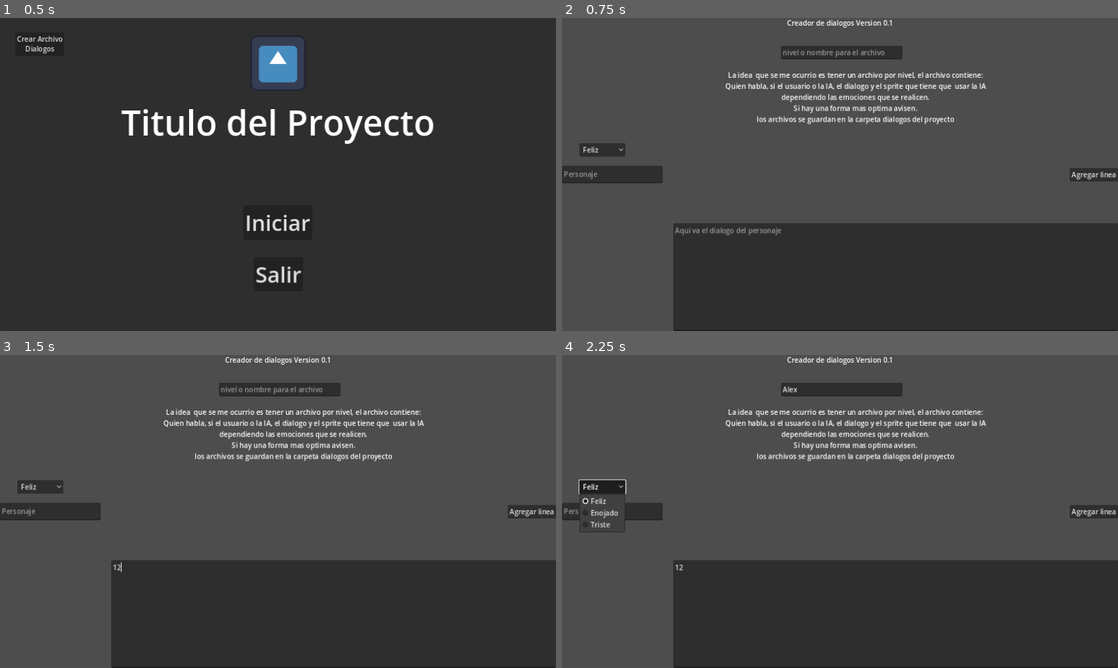
Above: before the commit, frames 1-4 (two rows, left to right).
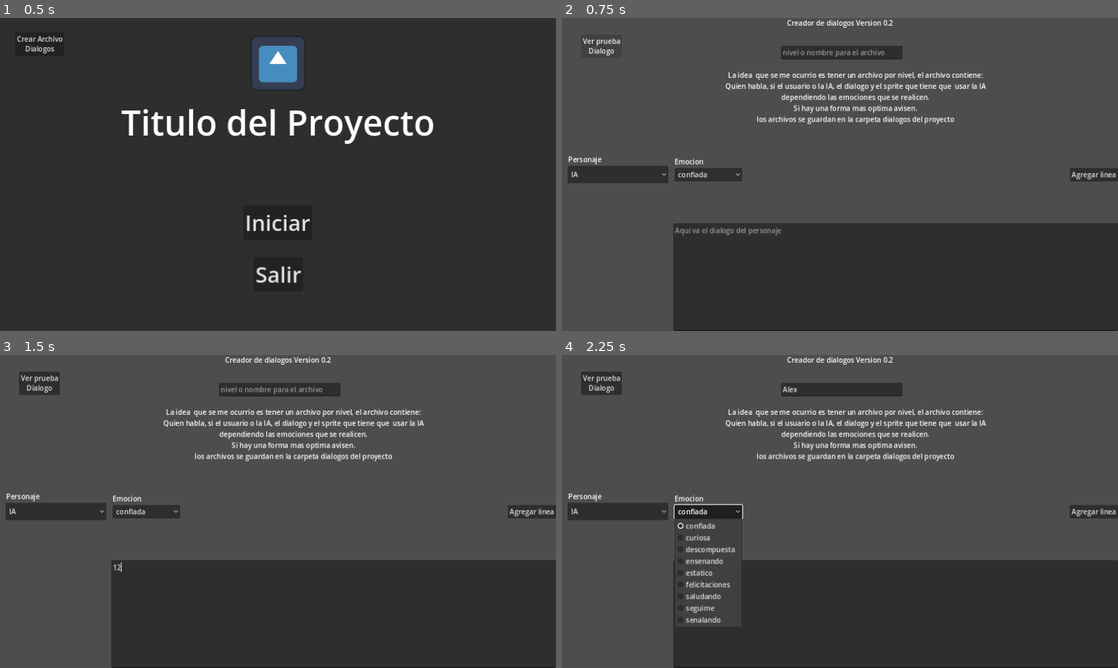
Above: after the commit, the same moments.

Repository: Piterpiojo/CVarPrototipo
Game: Godot game, scene res://Escenas/pantalla_inicio.tscn
The game is run twice, just before and just after one commit, with the same random seed, the same clock (stepped at 60 frames per second) and the same inputs. The engine's default icon, where the game draws it, is replaced by a stand-in: a white triangle on a blue panel in a dark square.
Inputs (mouse positions are in pixels of both pictures, inside the frame that each line leads up to):
- Up to frame 1 (0.5 s): no input
- Up to frame 2 (0.75 s): click "Crear Archivo Dialogos" at 0.5 s
- Up to frame 3 (1.5 s): click (333, 614) at 1.27 s; type "12" at 1.35 s
- Up to frame 4 (2.25 s): click (840, 389) at 1.5 s; type "Alex" at 1.58 s; click "Feliz" (after the commit: "confiada") at 2 s

Frame 1 is identical in both runs. In frame 2, 1.2% of the frame differs, in the area x 0-60%, y 0-53%; in frame 3, 1.6%; in frame 4, 2.8%, in the area x 0-60%, y 0-88%.

Commit message:
cambios estructura datos y cargo sprites

Diff:
--- a/Escenas/cuadro_dialogo.tscn
+++ b/Escenas/cuadro_dialogo.tscn
@@ -1,7 +1,90 @@
-[gd_scene load_steps=3 format=3 uid="uid://b7jonfd41k68h"]
+[gd_scene load_steps=12 format=3 uid="uid://b7jonfd41k68h"]
 
 [ext_resource type="Script" path="res://scripts/Dialogo.gd" id="1_pygju"]
-[ext_resource type="Texture2D" uid="uid://5ak8f6m0tsgf" path="res://icon.svg" id="2_x8gtp"]
+[ext_resource type="Texture2D" uid="uid://dikdnsjqa1c2m" path="res://Sprites/confiada.png" id="2_onbdu"]
+[ext_resource type="Texture2D" uid="uid://dh7bpq0vdww8l" path="res://Sprites/curiosa.png" id="3_vb4f6"]
+[ext_resource type="Texture2D" uid="uid://cs4en00t60iv0" path="res://Sprites/descompuesta.png" id="4_4fa0e"]
+[ext_resource type="Texture2D" uid="uid://bssnsaxko8pgn" path="res://Sprites/ensenando.png" id="5_y8t5c"]
+[ext_resource type="Texture2D" uid="uid://c4t3ymhtjv7hc" path="res://Sprites/estatico.png" id="6_kgbrl"]
+[ext_resource type="Texture2D" uid="uid://c3kqts130606p" path="res://Sprites/felicitaciones.png" id="7_qvh23"]
+[ext_resource type="Texture2D" uid="uid://bnvthotqk0857" path="res://Sprites/saludando.png" id="8_xmnx2"]
+[ext_resource type="Texture2D" uid="uid://wwrb7tqrfqj4" path="res://Sprites/seguime.png" id="9_v750b"]
+[ext_resource type="Texture2D" uid="uid://um6rccuorrvd" path="res://Sprites/senalando.png" id="10_eii8k"]
+
+[sub_resource type="SpriteFrames" id="SpriteFrames_u8deg"]
+animations = [{
+"frames": [{
+"duration": 1.0,
+"texture": ExtResource("2_onbdu")
+}],
+"loop": true,
+"name": &"confiada",
+"speed": 5.0
+}, {
+"frames": [{
+"duration": 1.0,
+"texture": ExtResource("3_vb4f6")
+}],
+"loop": true,
+"name": &"curiosa",
+"speed": 5.0
+}, {
+"frames": [{
+"duration": 1.0,
+"texture": ExtResource("4_4fa0e")
+}],
+"loop": true,
+"name": &"descompuesta",
+"speed": 5.0
+}, {
+"frames": [{
+"duration": 1.0,
+"texture": ExtResource("5_y8t5c")
+}],
+"loop": true,
+"name": &"ensenando",
+"speed": 5.0
+}, {
+"frames": [{
+"duration": 1.0,
+"texture": ExtResource("6_kgbrl")
+}],
+"loop": true,
+"name": &"estatico",
+"speed": 5.0
+}, {
+"frames": [{
+"duration": 1.0,
+"texture": ExtResource("7_qvh23")
+}],
+"loop": true,
+"name": &"felicitaciones",
+"speed": 5.0
+}, {
+"frames": [{
+"duration": 1.0,
+"texture": ExtResource("8_xmnx2")
+}],
+"loop": true,
+"name": &"saludando",
+"speed": 5.0
+}, {
+"frames": [{
+"duration": 1.0,
+"texture": ExtResource("9_v750b")
+}],
+"loop": true,
+"name": &"seguime",
+"speed": 5.0
+}, {
+"frames": [{
+"duration": 1.0,
+"texture": ExtResource("10_eii8k")
+}],
+"loop": true,
+"name": &"senalando",
+"speed": 5.0
+}]
 
 [node name="CuadroDialogo" type="ColorRect"]
 anchors_preset = 7
@@ -53,7 +136,8 @@
 offset_bottom = 20.0
 grow_vertical = 2
 
-[node name="Sprite2D" type="Sprite2D" parent="Container"]
-position = Vector2(119, -106)
-scale = Vector2(1.77344, 1.64063)
-texture = ExtResource("2_x8gtp")
+[node name="Sprite2D" type="AnimatedSprite2D" parent="Container"]
+position = Vector2(125, -88)
+scale = Vector2(0.5, 0.5)
+sprite_frames = SubResource("SpriteFrames_u8deg")
+animation = &"senalando"
--- a/dialogos/fsaf.json
+++ /dev/null
@@ -1,6 +0,0 @@
-{
-	"asdas": [
-		"dasd",
-		"Feliz"
-	]
-}
--- a/scripts/CargarDialogos/carga_archivos.gd
+++ b/scripts/CargarDialogos/carga_archivos.gd
@@ -1,10 +1,10 @@
 extends Node
 const path = "res://dialogos/"
-var data = {}
+var data = []
 
 func cargar(nombre):
-	if(FileAccess.file_exists(path+ nombre + ".json")):
-		var archivo = FileAccess.open(path,FileAccess.READ);
+	if(FileAccess.file_exists(path + nombre + ".json")):
+		var archivo = FileAccess.open(path + nombre + ".json",FileAccess.READ);
 		var text = archivo.get_as_text()
 		data = JSON.parse_string(text)
 		print("cargado con exito")
--- a/scripts/CargarDialogos/cargarDialogos.tscn
+++ b/scripts/CargarDialogos/cargarDialogos.tscn
@@ -1,6 +1,7 @@
-[gd_scene load_steps=2 format=3 uid="uid://18ibinpmvwir"]
+[gd_scene load_steps=3 format=3 uid="uid://18ibinpmvwir"]
 
 [ext_resource type="Script" path="res://scripts/CargarDialogos/crearDialogos.gd" id="1_ywm8g"]
+[ext_resource type="PackedScene" uid="uid://b7jonfd41k68h" path="res://Escenas/cuadro_dialogo.tscn" id="2_y28ju"]
 
 [node name="Control" type="Control"]
 layout_mode = 3
@@ -24,35 +25,66 @@
 grow_vertical = 0
 placeholder_text = "Aqui va el dialogo del personaje"
 
-[node name="personaje" type="LineEdit" parent="."]
+[node name="personaje" type="OptionButton" parent="."]
 layout_mode = 1
 anchors_preset = 4
 anchor_top = 0.5
 anchor_bottom = 0.5
+offset_left = 13.0
 offset_top = -20.0
-offset_right = 232.0
+offset_right = 245.0
 offset_bottom = 20.0
 grow_vertical = 2
-placeholder_text = "Personaje"
+item_count = 2
+selected = 1
+popup/item_0/text = "Usuario"
+popup/item_0/id = 0
+popup/item_1/text = "IA"
+popup/item_1/id = 1
+
+[node name="Label" type="Label" parent="personaje"]
+layout_mode = 0
+offset_left = 1.0
+offset_top = -26.0
+offset_right = 78.0
+text = "Personaje"
 
 [node name="emocion" type="OptionButton" parent="."]
 layout_mode = 1
 anchors_preset = 4
 anchor_top = 0.5
 anchor_bottom = 0.5
-offset_left = 40.0
-offset_top = -72.0
-offset_right = 146.0
-offset_bottom = -41.0
+offset_left = 259.0
+offset_top = -15.0
+offset_right = 415.0
+offset_bottom = 16.0
 grow_vertical = 2
-item_count = 3
+item_count = 9
 selected = 0
-popup/item_0/text = "Feliz"
+popup/item_0/text = "confiada"
 popup/item_0/id = 0
-popup/item_1/text = "Enojado"
+popup/item_1/text = "curiosa"
 popup/item_1/id = 1
-popup/item_2/text = "Triste"
+popup/item_2/text = "descompuesta"
 popup/item_2/id = 2
+popup/item_3/text = "ensenando"
+popup/item_3/id = 3
+popup/item_4/text = "estatico"
+popup/item_4/id = 4
+popup/item_5/text = "felicitaciones"
+popup/item_5/id = 5
+popup/item_6/text = "saludando"
+popup/item_6/id = 6
+popup/item_7/text = "seguime"
+popup/item_7/id = 7
+popup/item_8/text = "senalando"
+popup/item_8/id = 8
+
+[node name="Label" type="Label" parent="emocion"]
+layout_mode = 0
+offset_top = -26.0
+offset_right = 67.0
+text = "Emocion"
 
 [node name="cargar" type="Button" parent="."]
 layout_mode = 1
@@ -89,7 +121,7 @@
 offset_right = 20.0
 offset_bottom = 23.0
 grow_horizontal = 2
-text = "Creador de dialogos Version 0.1"
+text = "Creador de dialogos Version 0.2"
 
 [node name="Label" type="Label" parent="."]
 layout_mode = 0
@@ -105,4 +137,19 @@
 horizontal_alignment = 1
 vertical_alignment = 1
 
+[node name="CuadroDialogo" parent="." instance=ExtResource("2_y28ju")]
+visible = false
+layout_mode = 1
+
+[node name="verprueba" type="Button" parent="."]
+layout_mode = 0
+offset_left = 44.0
+offset_top = 38.0
+offset_right = 138.0
+offset_bottom = 92.0
+text = "Ver prueba
+Dialogo
+"
+
 [connection signal="pressed" from="cargar" to="." method="_on_cargar_pressed"]
+[connection signal="pressed" from="verprueba" to="." method="_on_verprueba_pressed"]
--- a/scripts/CargarDialogos/crearDialogos.gd
+++ b/scripts/CargarDialogos/crearDialogos.gd
@@ -1,16 +1,26 @@
 extends Control
-#
-var Dialogo_nivel= {}
 
-func crear_personaje_emocion():
-	var Personaje_y_Emocion =[]
-	Personaje_y_Emocion.append($personaje.text)
-	Personaje_y_Emocion.append($emocion.text)
-	return Personaje_y_Emocion
+var Dialogo_nivel=[]
 
-func crear_diccionario():
-	Dialogo_nivel[$dialogo.text]= crear_personaje_emocion()
+
+func crear_mensaje(personaje,texto,emocion):
+	var mensaje={
+		"personaje":personaje,
+		"texto":texto,
+		"emocion":emocion
+	}
+	Dialogo_nivel.append(mensaje)
+
 
 func _on_cargar_pressed():
-	crear_diccionario()
+	crear_mensaje($personaje.text,$dialogo.text,$emocion.text)
 	CargaArchivos.guardar(Dialogo_nivel,$nivel.text)
+
+
+func _on_verprueba_pressed():
+	if($nivel.text !=""):
+		$CuadroDialogo.indice_dialogo=0
+		$CuadroDialogo.visible= true
+		$CuadroDialogo.dialogos=CargaArchivos.cargar($nivel.text)
+		$CuadroDialogo.Mostrar_Linea(0)
+		$CuadroDialogo.habilitar_dialogo()
--- a/scripts/Dialogo.gd
+++ b/scripts/Dialogo.gd
@@ -7,7 +7,8 @@
 	Mostrar_Linea(indice_dialogo)
 
 func Mostrar_Linea(indice):
-	$DialogoText.text = dialogos[indice]
+	$DialogoText.text = dialogos[indice]["texto"]
+	$Container/Sprite2D.play(dialogos[indice]["emocion"])
 
 
 func _process(_delta):
Binary file added: Sprites/confiada.png
Not shown, added: Sprites/confiada.png.import
Binary file added: Sprites/curiosa.png
Not shown, added: Sprites/curiosa.png.import
Binary file added: Sprites/descompuesta.png
Not shown, added: Sprites/descompuesta.png.import
Binary file added: Sprites/ensenando.png
Not shown, added: Sprites/ensenando.png.import
Binary file added: Sprites/estatico.png
Not shown, added: Sprites/estatico.png.import
Binary file added: Sprites/felicitaciones.png
Not shown, added: Sprites/felicitaciones.png.import
(and 6 more such lines)
